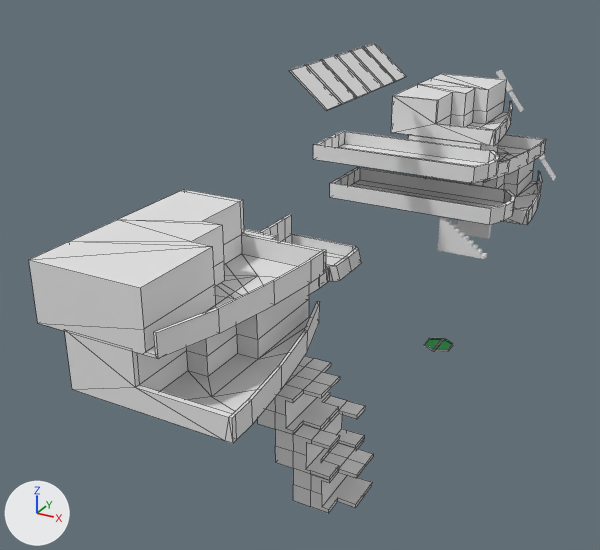
What one commit did to the Blender file Art/Recycler_Buildings.blend.
One viewpoint serves both versions: a 50 mm lens placed at (160.0, -489.0, 274.0), pointed at (-96.0, -24.0, 41.0). The axes (+X, +Y, +Z) are drawn at lower left. The lights are the same throughout. The older version comes first. Mesh edges are drawn as thin lines on the coarser meshes.
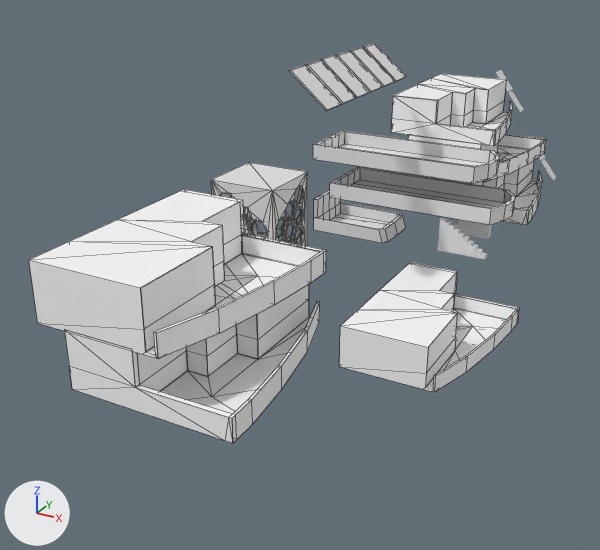
ob_cube_004 is not drawn itself; it is used by a modifier of ob_cube_001.
ob_cube_005 is not drawn itself; it is used by a modifier of ob_cube_002.

The change, as JSON lines over the scene's bpy script:
```json
{"op": "add", "block": "img_bw_png", "code": ["img_bw_png = load_image('BW.png', '../Recycler/Meshes/BW.png', 64, 64, 'sRGB')"]}
{"op": "add", "block": "mat_material_003", "code": ["mat_material_003 = principled_material('Material.003')", "mat_material_003.texture = img_bw_png"]}
{"block": "me_cube_078", "where": "# used by ob_cube_053; location = (-153.0, 0.0, 0.0); scale = (14.7, -59.9, 14.8)"}
{"block": "me_cube_078", "where": "# verts and faces of me_cube_078; kept vertices keep their numbers, new ones are numbered from 61"}
{"block": "me_cube_078", "where": "# before: 0 (-3.14, -1.0, 0.01), 1 (-3.14, -1.0, 2.04), 16 (-0.65, -1.0, 0.81), 27 (-3.14, -0.95, 0.01), 28 (-3.14, -0.95, 2.04)"}
{"op": "remove", "block": "me_cube_078", "code": "me_cube_078.from_pydata(...)  # 61 vertices, 68 faces; spans x -3.14..2.62, y -1.0..1.0, z 0.01..2.04"}
{"op": "add", "block": "me_cube_078", "code": "me_cube_078.from_pydata(...)  # 62 vertices, 70 faces; spans x -3.14..2.62, y -1.0..1.0, z 0.01..2.04"}
{"block": "me_cube_078", "change": "me_cube_078 part 1"}
{"op": "add", "block": "me_cube_078", "code": "delete_faces([(0, 1, 28, 27), (0, 16, 1)])"}
{"op": "add", "block": "me_cube_078", "code": "verts[61] = (-3.14, -1.0, 0.81)"}
{"op": "add", "block": "me_cube_078", "code": "faces += [(0, 61, 27), (1, 61, 16), (0, 16, 61), (1, 28, 27, 61)]"}
{"block": "me_cube_078", "change": "me_cube_078 part 2: 66 faces spanning x -3.14..2.62, y -1.0..1.0, z 0.01..2.04 switch from no material to mat_material_003 (picture img_bw_png)"}
{"op": "add", "block": "me_cube_008", "code": ["me_cube_008 = bpy.data.meshes.new('Cube.008')", "me_cube_008.from_pydata(...)  # 495 vertices, 1130 faces; spans x -25.0..25.0, y -25.0..25.0, z 0.0..66.6"]}
{"op": "remove", "block": "ob_cube_001", "code": ["ob_cube_001 = bpy.data.objects.new('Cube.001', me_cube_001)", "ob_cube_001.location = (-6.8, -172.3, 30.0)", "ob_cube_001.scale = (10.0, 20.0, 10.0)", "_m = ob_cube_001.modifiers.new('Boolean', 'BOOLEAN')", "_m.object = ob_cube_004", "_m.solver = 'FLOAT'"]}
{"op": "remove", "block": "ob_cube_002", "code": ["ob_cube_002 = bpy.data.objects.new('Cube.002', me_cube_002)", "ob_cube_002.location = (-16.8, -172.3, 49.8)", "ob_cube_002.scale = (10.0, 20.0, 10.0)", "_m = ob_cube_002.modifiers.new('Boolean', 'BOOLEAN')", "_m.object = ob_cube_005"]}
{"op": "remove", "block": "ob_cube_004", "code": "ob_cube_004.parent = ob_cube_001"}
{"op": "remove", "block": "ob_cube_004", "code": "ob_cube_004.matrix_parent_inverse = Matrix(((0.1, 0.0, 0.0, 0.683), (0.0, 0.05, 0.0, 0.0), (0.0, 0.0, 0.1, -3.0), (0.0, 0.0, 0.0, 1.0)))"}
{"op": "remove", "block": "ob_cube_005", "code": "ob_cube_005.parent = ob_cube_002"}
{"op": "remove", "block": "ob_cube_005", "code": "ob_cube_005.matrix_parent_inverse = Matrix(((0.1, 0.0, 0.0, 0.663), (0.0, 0.05, 0.0, 0.0), (0.0, 0.0, 0.1, -4.982), (0.0, 0.0, 0.0, 1.0)))"}
{"op": "remove", "block": "ob_cube_003", "code": ["ob_cube_003 = bpy.data.objects.new('Cube.003', me_cube_007)", "ob_cube_003.location = (3.2, -172.3, 10.2)", "ob_cube_003.scale = (10.0, 20.0, 10.0)"]}
{"op": "set", "path": "ob_cube_053.location", "old": "(-153.0, 0.0, 0.0)", "new": "(0.0, 0.0, 0.0)"}
{"op": "set", "path": "ob_cube.location", "old": "(-153.0, 86.0, 0.0)", "new": "(-153.0, 183.1, 0.0)"}
{"op": "add", "block": "ob_cube_008", "code": ["ob_cube_008 = bpy.data.objects.new('Cube.008', me_cube_008)", "ob_cube_008.location = (-141.3, 0.0, 0.0)", "ob_cube_008.scale = (1.0, 1.0, 1.5)"]}
```

Where the change shows, as pixel boxes [x1, y1, x2, y2] in the pictures (600 x 550 px):
```json
{"object": "Cube.053", "change": "reshaped, moved", "before": [244, 229, 330, 295], "after": [339, 262, 520, 392], "on screen": "mostly hidden before"}
{"object": "Cube.008", "change": "added", "after": [211, 163, 307, 246]}
{"object": "Cube", "change": "moved", "before": [260, 214, 362, 282], "after": [314, 190, 406, 243]}
{"object": "Cube.002", "change": "deleted", "before": [258, 356, 340, 434]}
{"object": "Cube.001", "change": "deleted", "before": [275, 396, 365, 481]}
{"object": "Cube.003", "change": "deleted", "before": [293, 439, 373, 513]}
{"part": 1, "of": "me_cube_078", "change": "reshaped", "before": [64, 96, 435, 389], "after": [64, 96, 435, 389]}
{"part": 2, "of": "me_cube_078", "change": "recoloured", "before": [29, 74, 546, 443], "after": [29, 74, 546, 443]}
```
